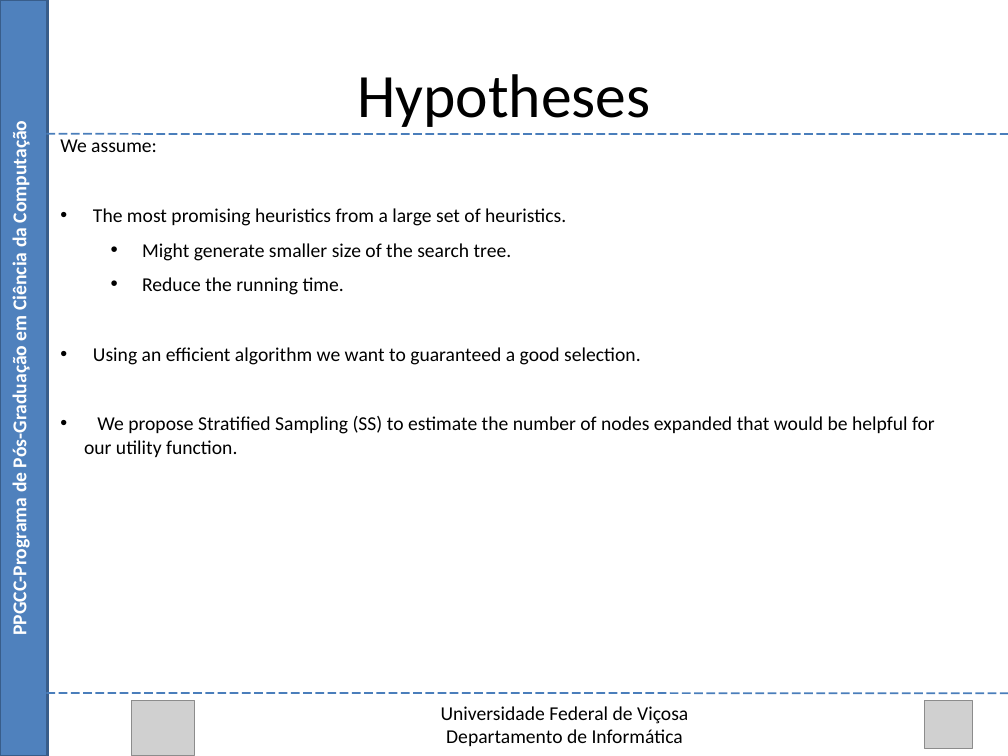
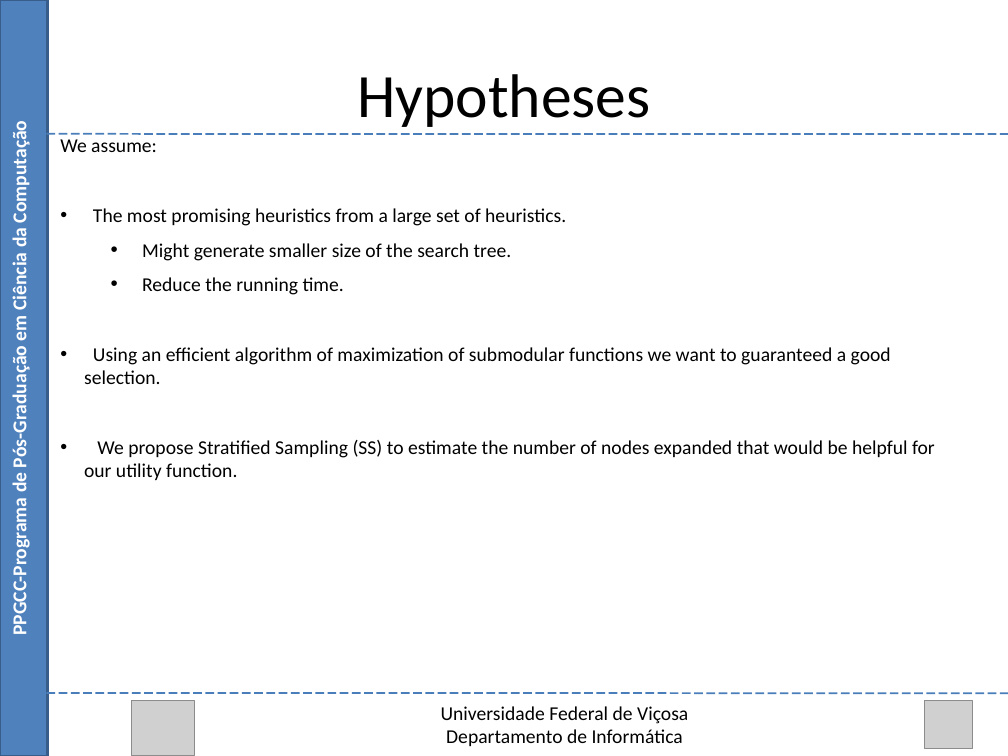
Before and after one commit to Marvinsky/research-marvin, a slide deck: slide 12 of latex/odp/selection heuristics.odp. Drawn at 1008x756 pixels with LibreOffice and Linux fonts; fonts in the diff are those of the drawing; grey boxes stand for pictures. Boxes give left, top, right and bottom in pixels: in the first picture for what was removed or moved away, otherwise in the second. Text is boxed around its words. In the diff, an @@ line names an element or a change of style, - is before the commit and + after.

Commit message:
13/08/15 update selection heuristics

```diff
--- a/latex/odp/selection heuristics.odp
+++ b/latex/odp/selection heuristics.odp
@@ text at (x1=84, y1=347, x2=891, y2=384): text changed @@
-• Using an efficient algorithm we want to guaranteed a good selection.
+• Using an efficient algorithm of maximization of submodular functions we want to guaranteed a good selection.
```
Also in this commit, not shown: 17 other slides changed.
